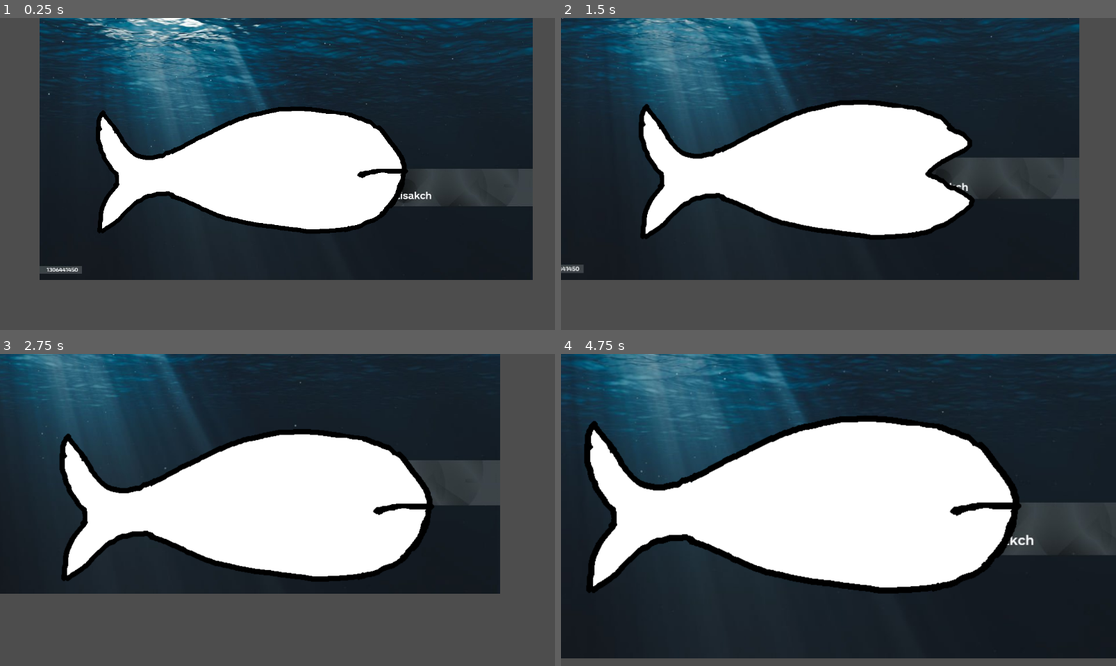
Above: before the commit, frames 1-4 (two rows, left to right).
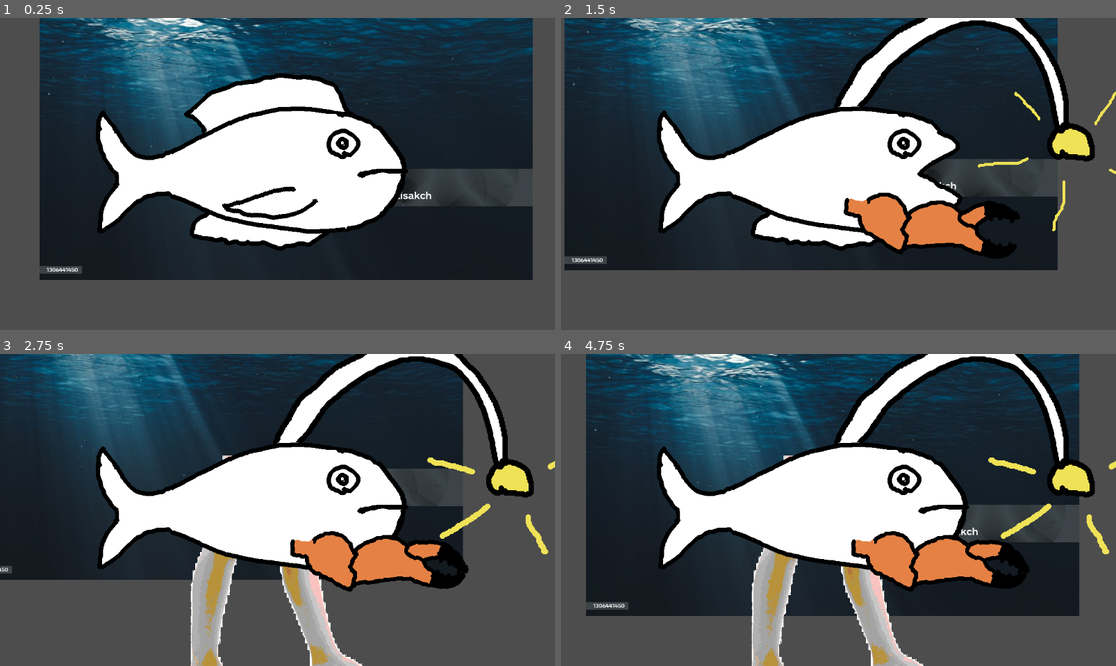
Above: after the commit, the same moments.

Repository: JonasHalas/FishEvolution
Game: Godot game, scene res://scenes/mainScene.tscn
Same seed, same stepped clock (60 frames per second), same inputs: the game is played once before the commit and once after it.
Inputs (mouse positions are in pixels of both pictures, inside the frame that each line leads up to):
- Up to frame 1 (0.25 s): no input
- Up to frame 2 (1.5 s): tap Enter at 0.5 s; move the mouse to (960, 158) at 0.52 s; hold D (Right) 0.53-1.28 s; tap T (Test Button) at 0.6 s; tap Y (Test Button 2, bound only after the commit) at 0.8, 1.35 s; move the mouse to (727, 189) at 1.27 s; hold S (Down) from 1.28 s (still down)
- Up to frame 3 (2.75 s): tap U (Test Button 3, bound only after the commit) at 1.55, 2.1 s; move the mouse to (333, 441) at 2.02 s; release S (Down) at 2.03 s; hold D (Right) from 2.03 s (still down); tap T (Test Button) at 2.3 s
- Up to frame 4 (4.75 s): move the mouse to (810, 572) at 2.77 s; release D (Right) at 2.78 s; hold W (Up) 2.78-3.53 s; tap T (Test Button) at 2.85, 4.55 s; tap Y (Test Button 2, bound only after the commit) at 3.05 s; move the mouse to (1005, 556) at 3.52 s; hold A (Left) from 3.53 s (still down); tap Mouse wheel up (Zoom In) at 3.6 s; tap U (Test Button 3, bound only after the commit) at 3.8 s; move the mouse to (672, 463) at 4.27 s; tap Mouse wheel down (Zoom Out) at 4.35 s

The runs differ from the first frame. In frame 1, 5.2% of the frame differs, in the area x 30-65%, y 17-75%; in frame 2, 25%; in frame 3, 32%; in frame 4, 59%, in the area x 0-100%, y 0-100%.

Commit message:
added transformation test buttons T,Y and U

Diff:
--- a/Project/FishEvolution/creatures/player/player.gd
+++ b/Project/FishEvolution/creatures/player/player.gd
@@ -10,6 +10,10 @@
 @onready var head = get_node("entireFish/head")
 @onready var body = get_node("entireFish/body")
 @onready var tail = get_node("entireFish/tail")
+@onready var eye = get_node("entireFish/eye")
+@onready var finFront = get_node("entireFish/finFront")
+@onready var finBot = get_node("entireFish/finBot")
+@onready var finTop = get_node("entireFish/finTop")
 
 
 var inputDirection: Vector2 = Vector2(0,0)
@@ -33,7 +37,13 @@
 func _unhandled_input(event: InputEvent) -> void:
 
 	if Input.is_action_just_pressed("Test Button"):
-		camera_2d.zoom = camera_2d.zoom + Vector2(0.1,0.1)
+		finFront.change_texture("res://art/fishParts/finFront/claw1.png")
+
+	if Input.is_action_just_pressed("Test Button 2"):
+		finTop.change_texture("res://art/fishParts/finTop/lightAntenna1.png")
+
+	if Input.is_action_just_pressed("Test Button 3"):
+		finBot.change_texture("res://art/fishParts/finBot/legs1.png")
 
 	if Input.is_action_just_pressed("Zoom In"):
 		zoom_player_camera()
--- a/Project/FishEvolution/creatures/player/player.tscn
+++ b/Project/FishEvolution/creatures/player/player.tscn
@@ -1,9 +1,13 @@
-[gd_scene load_steps=6 format=3 uid="uid://cjpd10tceke01"]
+[gd_scene load_steps=10 format=3 uid="uid://cjpd10tceke01"]
 
 [ext_resource type="Script" path="res://creatures/player/player.gd" id="1_dhu3l"]
 [ext_resource type="PackedScene" uid="uid://uwjyy24f4in6" path="res://creatures/player/body_part.tscn" id="2_ph1bu"]
 [ext_resource type="Texture2D" uid="uid://c477pbhjywe4u" path="res://art/fishParts/body/body1.png" id="3_jaocj"]
 [ext_resource type="Texture2D" uid="uid://pbkqp4q2p1e4" path="res://art/fishParts/tail1.png" id="4_ej55c"]
+[ext_resource type="Texture2D" uid="uid://btva5metek2g6" path="res://art/fishParts/finTop/finTop1.png" id="4_o0xlb"]
+[ext_resource type="Texture2D" uid="uid://hsxunjrxbwbm" path="res://art/fishParts/finBot/finBot1.png" id="5_ct3a5"]
+[ext_resource type="Texture2D" uid="uid://dbqr7ttwb4krx" path="res://art/fishParts/eye/eye1.png" id="7_hexdt"]
+[ext_resource type="Texture2D" uid="uid://cuxagi3oleqja" path="res://art/fishParts/finFront/finFront1.png" id="8_icfoe"]
 
 [sub_resource type="CapsuleShape2D" id="CapsuleShape2D_5id7p"]
 
@@ -17,12 +21,24 @@
 
 [node name="entireFish" type="Node2D" parent="."]
 
-[node name="head" parent="entireFish" instance=ExtResource("2_ph1bu")]
+[node name="tail" parent="entireFish" instance=ExtResource("2_ph1bu")]
+texture = ExtResource("4_ej55c")
+
+[node name="finTop" parent="entireFish" instance=ExtResource("2_ph1bu")]
+texture = ExtResource("4_o0xlb")
+
+[node name="finBot" parent="entireFish" instance=ExtResource("2_ph1bu")]
+texture = ExtResource("5_ct3a5")
 
 [node name="body" parent="entireFish" instance=ExtResource("2_ph1bu")]
 texture = ExtResource("3_jaocj")
 
-[node name="tail" parent="entireFish" instance=ExtResource("2_ph1bu")]
-texture = ExtResource("4_ej55c")
+[node name="head" parent="entireFish" instance=ExtResource("2_ph1bu")]
+
+[node name="eye" parent="entireFish" instance=ExtResource("2_ph1bu")]
+texture = ExtResource("7_hexdt")
+
+[node name="finFront" parent="entireFish" instance=ExtResource("2_ph1bu")]
+texture = ExtResource("8_icfoe")
 
 [node name="Camera2D" type="Camera2D" parent="."]
--- a/Project/FishEvolution/project.godot
+++ b/Project/FishEvolution/project.godot
@@ -56,6 +56,16 @@
 "events": [Object(InputEventKey,"resource_local_to_scene":false,"resource_name":"","device":-1,"window_id":0,"alt_pressed":false,"shift_pressed":false,"ctrl_pressed":false,"meta_pressed":false,"pressed":false,"keycode":0,"physical_keycode":84,"key_label":0,"unicode":116,"echo":false,"script":null)
 ]
 }
+"Test Button 2"={
+"deadzone": 0.5,
+"events": [Object(InputEventKey,"resource_local_to_scene":false,"resource_name":"","device":-1,"window_id":0,"alt_pressed":false,"shift_pressed":false,"ctrl_pressed":false,"meta_pressed":false,"pressed":false,"keycode":0,"physical_keycode":89,"key_label":0,"unicode":121,"echo":false,"script":null)
+]
+}
+"Test Button 3"={
+"deadzone": 0.5,
+"events": [Object(InputEventKey,"resource_local_to_scene":false,"resource_name":"","device":-1,"window_id":0,"alt_pressed":false,"shift_pressed":false,"ctrl_pressed":false,"meta_pressed":false,"pressed":false,"keycode":0,"physical_keycode":85,"key_label":0,"unicode":117,"echo":false,"script":null)
+]
+}
 
 [rendering]
 
Binary file added: Project/FishEvolution/art/fishParts/eye/eye1.png
Not shown, added: Project/FishEvolution/art/fishParts/eye/eye1.png.import
Binary file added: Project/FishEvolution/art/fishParts/finBot/finBot1.png
Not shown, added: Project/FishEvolution/art/fishParts/finBot/finBot1.png.import
Binary file added: Project/FishEvolution/art/fishParts/finBot/legs1.png
Not shown, added: Project/FishEvolution/art/fishParts/finBot/legs1.png.import
Binary file added: Project/FishEvolution/art/fishParts/finFront/claw1.png
Not shown, added: Project/FishEvolution/art/fishParts/finFront/claw1.png.import
Binary file added: Project/FishEvolution/art/fishParts/finFront/finFront1.png
Not shown, added: Project/FishEvolution/art/fishParts/finFront/finFront1.png.import
Binary file added: Project/FishEvolution/art/fishParts/finTop/finTop1.png
Not shown, added: Project/FishEvolution/art/fishParts/finTop/finTop1.png.import
(and 4 more such lines)
